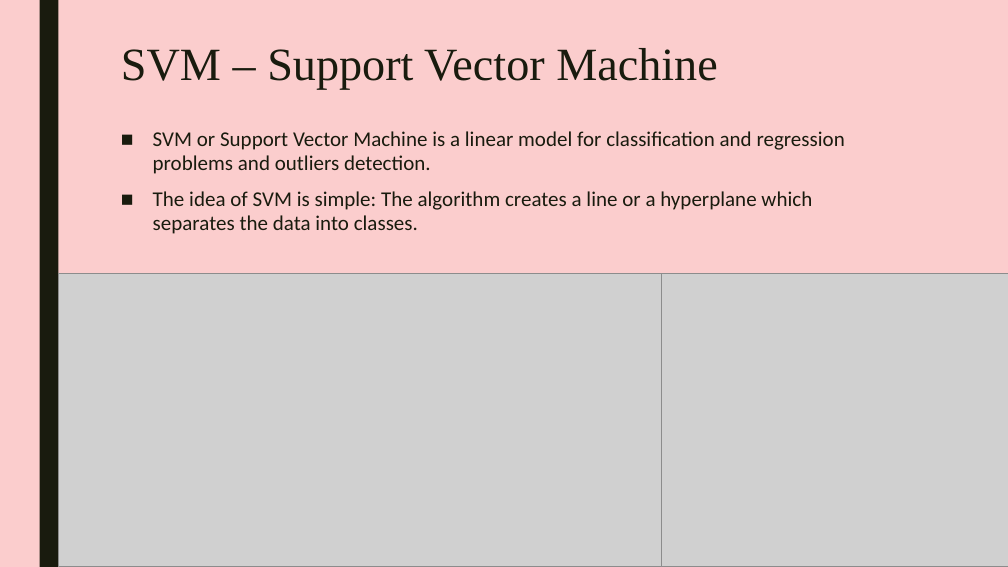
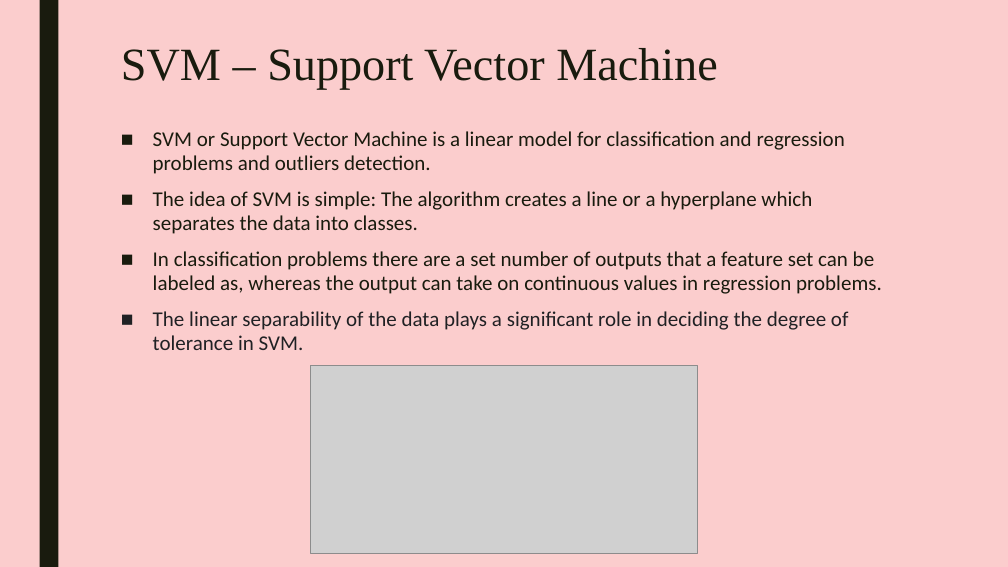
Before and after one commit to smit53/Review-Paper_ARIMA-Model, a slide deck: slide 8 of review paper/Time series analysis.pptx (slide 9 before the commit). Drawn at 1008x567 pixels with LibreOffice and Linux fonts; fonts in the diff are those of the drawing; grey boxes stand for pictures. Boxes give left, top, right and bottom in pixels: in the first picture for what was removed or moved away, otherwise in the second. Text is boxed around its words. In the diff, an @@ line names an element or a change of style, - is before the commit and + after.

```diff
--- a/review paper/Time series analysis.pptx
+++ b/review paper/Time series analysis.pptx
@@ text at [153, 251, 882, 350]: paragraphs added @@
+■ In classification problems there are a set number of outputs that a feature set can be labeled as, whereas the output can take on continuous values in regression problems.
+■ The linear separability of the data plays a significant role in deciding the degree of tolerance in SVM.
@@ picture removed at [662, 274, 1008, 566] @@
@@ picture: place and size @@
-picture at [58, 274, 662, 566]
+picture at [311, 365, 698, 554]
```
Also in this commit, not shown: 7 other slides changed, 5 slides added, 4 slides removed, 3 other files.
